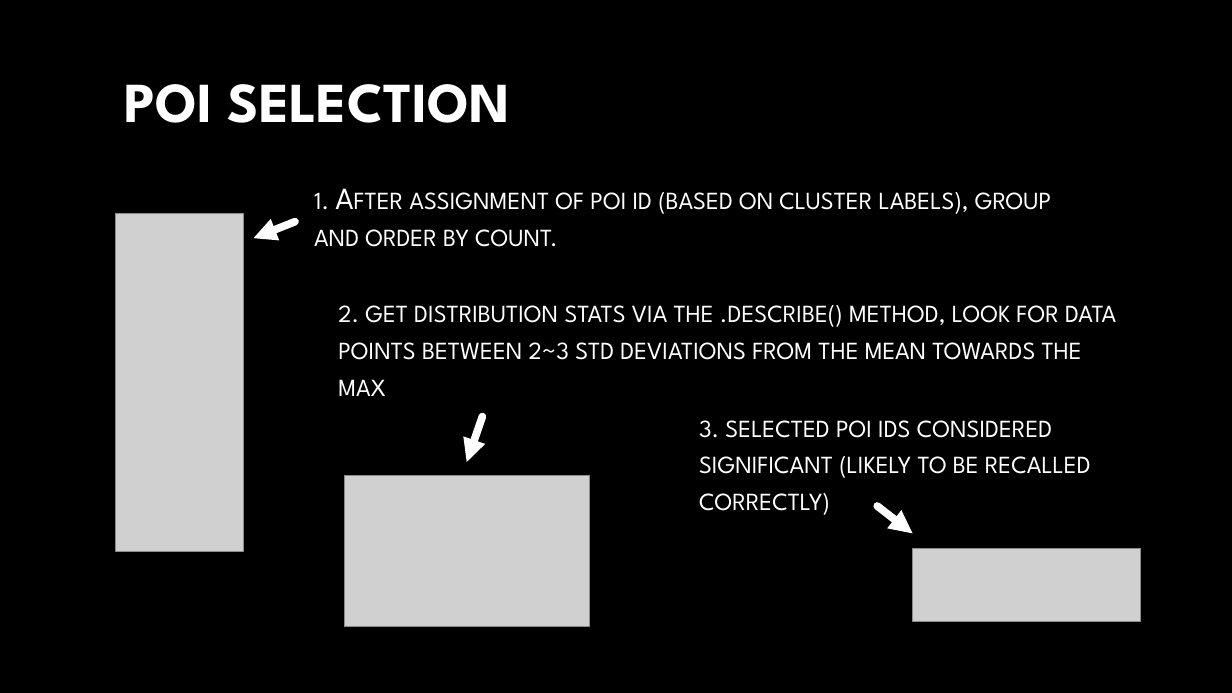
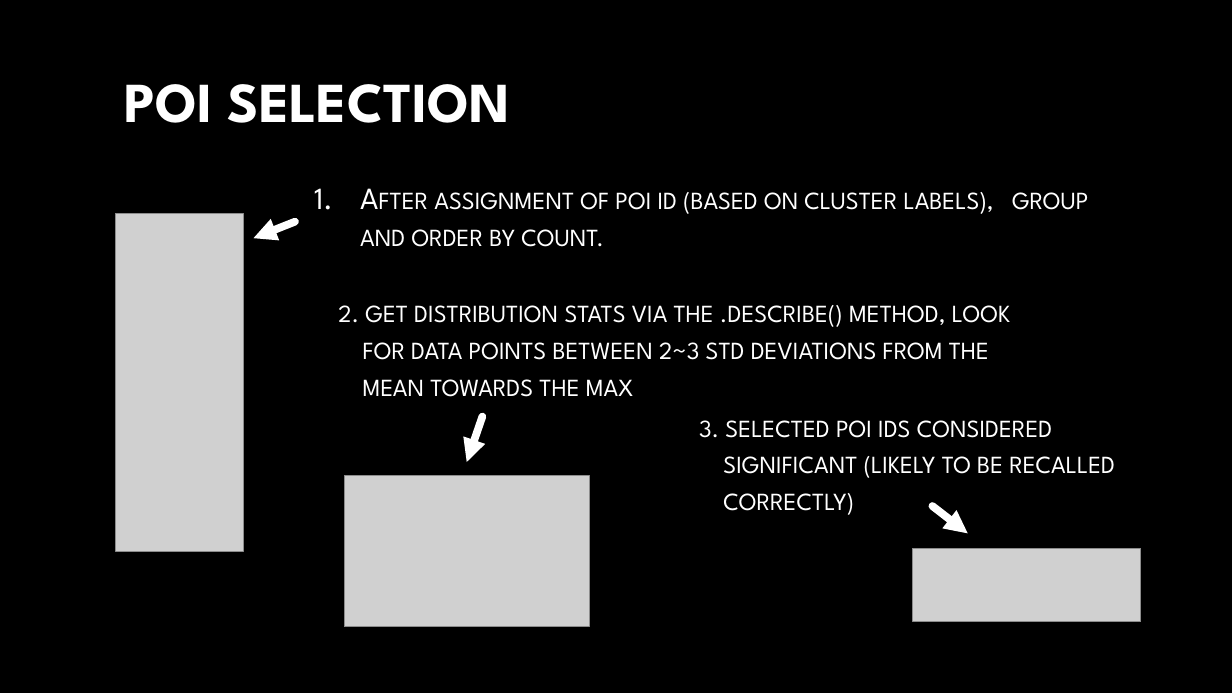
Before and after one commit to aaronk313/dsi, a slide deck: slide 14 of capstone-aaronkim.pptx (slide 15 before the commit). Drawn at 1232x693 pixels with LibreOffice and Linux fonts; fonts in the diff are those of the drawing; grey boxes stand for pictures; background and template pictures are left out. Boxes give left, top, right and bottom in pixels: in the first picture for what was removed or moved away, otherwise in the second. Text is boxed around its words. In the diff, an @@ line names an element or a change of style, - is before the commit and + after.

```diff
--- a/capstone-aaronkim.pptx
+++ b/capstone-aaronkim.pptx
@@ text at [360,192,1088,247]: text changed @@
-1. After assignment of poi id (based on cluster labels), group and order by count.
+1. After assignment of poi id (based on cluster labels), group and order by count.
@@ text "2. get distribution stats via ..." rewrapped from [338,305,1116,396] to [338,305,1010,397] @@
@@ text "3. selected poi ids considered ..." rewrapped from [699,420,1091,515] to [699,420,1115,515] @@
@@ arrow moved from (877, 506) - (913, 533) to (933, 506) - (968, 533) @@
```
Also in this commit, not shown: 6 other slides changed, 2 slides removed, 2 other files.
